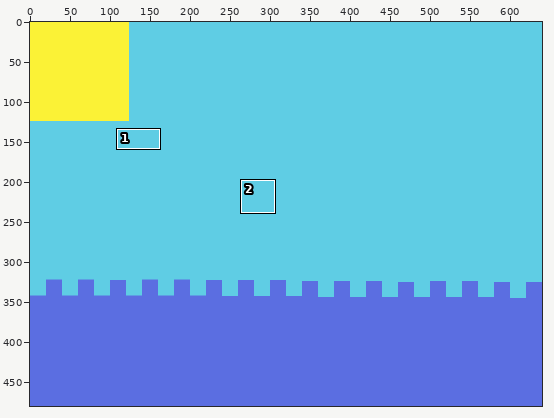
Two versions of one pixel-art file, GSM_RHYTHM/Image/Game/UI.aseprite. Above, an overview of the earlier version with the close-up marked.
Close-up. Earlier state:
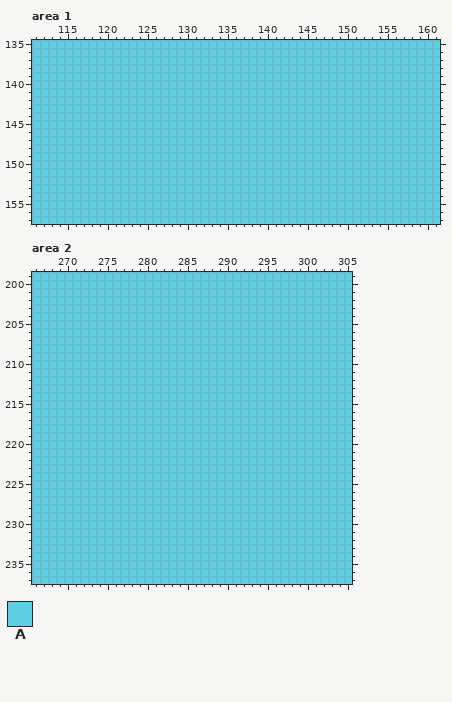
640x480 pixels, 1 frame. Colours within 5 levels of each other are drawn and written as one. Shown: area 1: x 111..161, y 135..157; area 2: x 266..305, y 199..237. The commit also changed other parts of the picture, which this record leaves out.
Palette (. is transparent): A #5fcde4
Pixels before, area 1, first column x 111:
135 AAAAAAAAAAAAAAAAAAAAAAAAAAAAAAAAAAAAAAAAAAAAAAAAAAA
136 AAAAAAAAAAAAAAAAAAAAAAAAAAAAAAAAAAAAAAAAAAAAAAAAAAA
137 AAAAAAAAAAAAAAAAAAAAAAAAAAAAAAAAAAAAAAAAAAAAAAAAAAA
138 AAAAAAAAAAAAAAAAAAAAAAAAAAAAAAAAAAAAAAAAAAAAAAAAAAA
139 AAAAAAAAAAAAAAAAAAAAAAAAAAAAAAAAAAAAAAAAAAAAAAAAAAA
140 AAAAAAAAAAAAAAAAAAAAAAAAAAAAAAAAAAAAAAAAAAAAAAAAAAA
141 AAAAAAAAAAAAAAAAAAAAAAAAAAAAAAAAAAAAAAAAAAAAAAAAAAA
142 AAAAAAAAAAAAAAAAAAAAAAAAAAAAAAAAAAAAAAAAAAAAAAAAAAA
143 AAAAAAAAAAAAAAAAAAAAAAAAAAAAAAAAAAAAAAAAAAAAAAAAAAA
144 AAAAAAAAAAAAAAAAAAAAAAAAAAAAAAAAAAAAAAAAAAAAAAAAAAA
145 AAAAAAAAAAAAAAAAAAAAAAAAAAAAAAAAAAAAAAAAAAAAAAAAAAA
146 AAAAAAAAAAAAAAAAAAAAAAAAAAAAAAAAAAAAAAAAAAAAAAAAAAA
147 AAAAAAAAAAAAAAAAAAAAAAAAAAAAAAAAAAAAAAAAAAAAAAAAAAA
148 AAAAAAAAAAAAAAAAAAAAAAAAAAAAAAAAAAAAAAAAAAAAAAAAAAA
149 AAAAAAAAAAAAAAAAAAAAAAAAAAAAAAAAAAAAAAAAAAAAAAAAAAA
150 AAAAAAAAAAAAAAAAAAAAAAAAAAAAAAAAAAAAAAAAAAAAAAAAAAA
151 AAAAAAAAAAAAAAAAAAAAAAAAAAAAAAAAAAAAAAAAAAAAAAAAAAA
152 AAAAAAAAAAAAAAAAAAAAAAAAAAAAAAAAAAAAAAAAAAAAAAAAAAA
153 AAAAAAAAAAAAAAAAAAAAAAAAAAAAAAAAAAAAAAAAAAAAAAAAAAA
154 AAAAAAAAAAAAAAAAAAAAAAAAAAAAAAAAAAAAAAAAAAAAAAAAAAA
155 AAAAAAAAAAAAAAAAAAAAAAAAAAAAAAAAAAAAAAAAAAAAAAAAAAA
156 AAAAAAAAAAAAAAAAAAAAAAAAAAAAAAAAAAAAAAAAAAAAAAAAAAA
157 AAAAAAAAAAAAAAAAAAAAAAAAAAAAAAAAAAAAAAAAAAAAAAAAAAA
Pixels before, area 2, first column x 266:
199 AAAAAAAAAAAAAAAAAAAAAAAAAAAAAAAAAAAAAAAA
200 AAAAAAAAAAAAAAAAAAAAAAAAAAAAAAAAAAAAAAAA
201 AAAAAAAAAAAAAAAAAAAAAAAAAAAAAAAAAAAAAAAA
202 AAAAAAAAAAAAAAAAAAAAAAAAAAAAAAAAAAAAAAAA
203 AAAAAAAAAAAAAAAAAAAAAAAAAAAAAAAAAAAAAAAA
204 AAAAAAAAAAAAAAAAAAAAAAAAAAAAAAAAAAAAAAAA
205 AAAAAAAAAAAAAAAAAAAAAAAAAAAAAAAAAAAAAAAA
206 AAAAAAAAAAAAAAAAAAAAAAAAAAAAAAAAAAAAAAAA
207 AAAAAAAAAAAAAAAAAAAAAAAAAAAAAAAAAAAAAAAA
208 AAAAAAAAAAAAAAAAAAAAAAAAAAAAAAAAAAAAAAAA
209 AAAAAAAAAAAAAAAAAAAAAAAAAAAAAAAAAAAAAAAA
210 AAAAAAAAAAAAAAAAAAAAAAAAAAAAAAAAAAAAAAAA
211 AAAAAAAAAAAAAAAAAAAAAAAAAAAAAAAAAAAAAAAA
212 AAAAAAAAAAAAAAAAAAAAAAAAAAAAAAAAAAAAAAAA
213 AAAAAAAAAAAAAAAAAAAAAAAAAAAAAAAAAAAAAAAA
214 AAAAAAAAAAAAAAAAAAAAAAAAAAAAAAAAAAAAAAAA
215 AAAAAAAAAAAAAAAAAAAAAAAAAAAAAAAAAAAAAAAA
216 AAAAAAAAAAAAAAAAAAAAAAAAAAAAAAAAAAAAAAAA
217 AAAAAAAAAAAAAAAAAAAAAAAAAAAAAAAAAAAAAAAA
218 AAAAAAAAAAAAAAAAAAAAAAAAAAAAAAAAAAAAAAAA
219 AAAAAAAAAAAAAAAAAAAAAAAAAAAAAAAAAAAAAAAA
220 AAAAAAAAAAAAAAAAAAAAAAAAAAAAAAAAAAAAAAAA
221 AAAAAAAAAAAAAAAAAAAAAAAAAAAAAAAAAAAAAAAA
222 AAAAAAAAAAAAAAAAAAAAAAAAAAAAAAAAAAAAAAAA
223 AAAAAAAAAAAAAAAAAAAAAAAAAAAAAAAAAAAAAAAA
224 AAAAAAAAAAAAAAAAAAAAAAAAAAAAAAAAAAAAAAAA
225 AAAAAAAAAAAAAAAAAAAAAAAAAAAAAAAAAAAAAAAA
226 AAAAAAAAAAAAAAAAAAAAAAAAAAAAAAAAAAAAAAAA
227 AAAAAAAAAAAAAAAAAAAAAAAAAAAAAAAAAAAAAAAA
228 AAAAAAAAAAAAAAAAAAAAAAAAAAAAAAAAAAAAAAAA
229 AAAAAAAAAAAAAAAAAAAAAAAAAAAAAAAAAAAAAAAA
230 AAAAAAAAAAAAAAAAAAAAAAAAAAAAAAAAAAAAAAAA
231 AAAAAAAAAAAAAAAAAAAAAAAAAAAAAAAAAAAAAAAA
232 AAAAAAAAAAAAAAAAAAAAAAAAAAAAAAAAAAAAAAAA
233 AAAAAAAAAAAAAAAAAAAAAAAAAAAAAAAAAAAAAAAA
234 AAAAAAAAAAAAAAAAAAAAAAAAAAAAAAAAAAAAAAAA
235 AAAAAAAAAAAAAAAAAAAAAAAAAAAAAAAAAAAAAAAA
236 AAAAAAAAAAAAAAAAAAAAAAAAAAAAAAAAAAAAAAAA
237 AAAAAAAAAAAAAAAAAAAAAAAAAAAAAAAAAAAAAAAA
And afterwards:
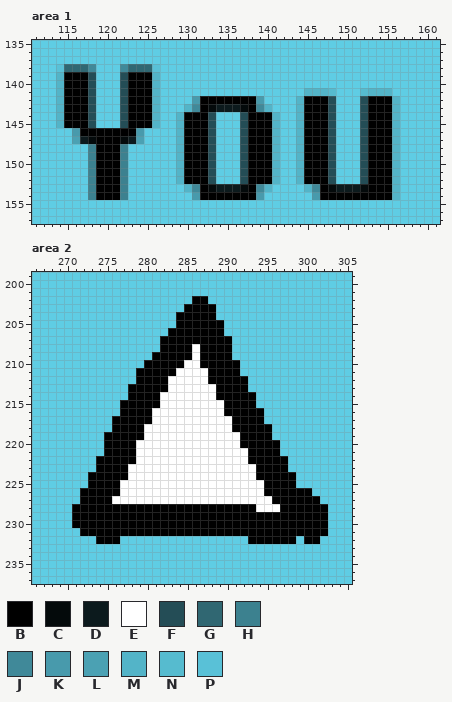
Colours new in this view: B #000000  C #040a0b  D #0c1a1d  E #ffffff  F #244d56  G #306772  H #3c818f  J #408999  K #489aac  L #4ba1b3  M #53b4c8  N #56bbcf  P #59c1d7
Difference:
layer "Layer 11" added
Area 1, layer "Layer 11":
y 138: x 114..118 AAAAA -> PGGGJ; x 122..126 AAAAA -> JGGGP
y 139..140: x 114..118 AAAAA -> MBBBF; x 122..126 AAAAA -> FBBBM
y 141: x 114..118 AAAAA -> MBBBF; x 122..126 AAAAA -> FBBBM; x 145..148 AAAA -> MMMN; x 152..155 AAAA -> NMMM
y 142: x 114..118 AAAAA -> MBBBF; x 122..126 AAAAA -> FBBBM; x 131..139 AAAAAAAAA -> KBBBBBBBK; x 144..148 AAAAA -> MBBBF; x 152..156 AAAAA -> FBBBM
y 143: x 114..118 AAAAA -> MBBBF; x 122..126 AAAAA -> FBBBM; x 130..140 AAAAAAAAAAA -> MJBCDDDCBJM; x 144..148 AAAAA -> MBBBF; x 152..156 AAAAA -> FBBBM
y 144..145: x 114..118 AAAAA -> MBBBF; x 122..126 AAAAA -> FBBBM; x 129..133 AAAAA -> MBBBF; x 137..141 AAAAA -> FBBBM; x 144..148 AAAAA -> MBBBF; x 152..156 AAAAA -> FBBBM
y 146: x 116..124 AAAAAAAAA -> KBBBBBBBK; x 129..133 AAAAA -> MBBBF; x 137..141 AAAAA -> FBBBM; x 144..148 AAAAA -> MBBBF; x 152..156 AAAAA -> FBBBM
y 147: x 116..124 AAAAAAAAA -> LDCBBBCDL; x 129..133 AAAAA -> MBBBF; x 137..141 AAAAA -> FBBBM; x 144..148 AAAAA -> MBBBF; x 152..156 AAAAA -> FBBBM
y 148..152: x 118..122 AAAAA -> HBBBH; x 129..133 AAAAA -> MBBBF; x 137..141 AAAAA -> FBBBM; x 144..148 AAAAA -> MBBBF; x 152..156 AAAAA -> FBBBM
y 153: x 118..122 AAAAA -> HBBBH; x 130..140 AAAAAAAAAAA -> MJBCDDDCBJM; x 145..156 AAAAAAAAAAAA -> MJBCDDDCBBBM
y 154: x 118..122 AAAAA -> HBBBH; x 131..139 AAAAAAAAA -> KBBBBBBBK; x 146..156 AAAAAAAAAAA -> KBBBBBBBBBM
Area 2, layer "Layer 11":
y 202: x 286..287 AA -> BB
y 203: x 285..288 AAAA -> BBBB
y 204: x 284..288 AAAAA -> BBBBB
y 205: x 284..289 AAAAAA -> BBBBBB
y 206: x 283..289 AAAAAAA -> BBBBBBB
y 207: x 282..290 AAAAAAAAA -> BBBBBBBBB
y 208: x 282..290 AAAAAAAAA -> BBBBEBBBB
y 209: x 281..290 AAAAAAAAAA -> BBBBBEBBBB
y 210: x 280..291 AAAAAAAAAAAA -> BBBBBEEBBBBB
y 211: x 279..291 AAAAAAAAAAAAA -> BBBBBEEEEBBBB
y 212: x 279..292 AAAAAAAAAAAAAA -> BBBBEEEEEBBBBB
y 213: x 278..292 AAAAAAAAAAAAAAA -> BBBBBEEEEEEBBBB
y 214: x 278..293 AAAAAAAAAAAAAAAA -> BBBBEEEEEEEBBBBB
y 215: x 277..293 AAAAAAAAAAAAAAAAA -> BBBBBEEEEEEEEBBBB
y 216: x 277..294 AAAAAAAAAAAAAAAAAA -> BBBBEEEEEEEEEBBBBB
y 217: x 276..294 AAAAAAAAAAAAAAAAAAA -> BBBBBEEEEEEEEEEBBBB
y 218: x 276..295 AAAAAAAAAAAAAAAAAAAA -> BBBBEEEEEEEEEEEBBBBB
y 219: x 275..295 AAAAAAAAAAAAAAAAAAAAA -> BBBBBEEEEEEEEEEEEBBBB
y 220: x 275..296 AAAAAAAAAAAAAAAAAAAAAA -> BBBBEEEEEEEEEEEEEBBBBB
y 221: x 275..296 AAAAAAAAAAAAAAAAAAAAAA -> BBBBEEEEEEEEEEEEEEBBBB
y 222: x 274..297 AAAAAAAAAAAAAAAAAAAAAAAA -> BBBBBEEEEEEEEEEEEEEBBBBB
y 223: x 274..297 AAAAAAAAAAAAAAAAAAAAAAAA -> BBBBEEEEEEEEEEEEEEEEBBBB
y 224: x 273..298 AAAAAAAAAAAAAAAAAAAAAAAAAA -> BBBBBEEEEEEEEEEEEEEEEBBBBB
y 225: x 273..298 AAAAAAAAAAAAAAAAAAAAAAAAAA -> BBBBEEEEEEEEEEEEEEEEEEBBBB
y 226: x 272..300 AAAAAAAAAAAAAAAAAAAAAAAAAAAAA -> BBBBBEEEEEEEEEEEEEEEEEEBBBBBB
y 227: x 272..301 AAAAAAAAAAAAAAAAAAAAAAAAAAAAAA -> BBBBEEEEEEEEEEEEEEEEEEEEBBBBBB
y 228: x 271..302 AAAAAAAAAAAAAAAAAAAAAAAAAAAAAAAA -> BBBBBBBBBBBBBBBBBBBBBBBEEEBBBBBB
y 229..230: x 271..302 AAAAAAAAAAAAAAAAAAAAAAAAAAAAAAAA -> BBBBBBBBBBBBBBBBBBBBBBBBBBBBBBBB
y 231: x 272..302 AAAAAAAAAAAAAAAAAAAAAAAAAAAAAAA -> BBBBBBBBBBBBBBBBBBBBBBBBBBBBBBB
y 232: x 274..276 AAA -> BBB; x 293..298 AAAAAA -> BBBBBB; x 300..301 AA -> BB
